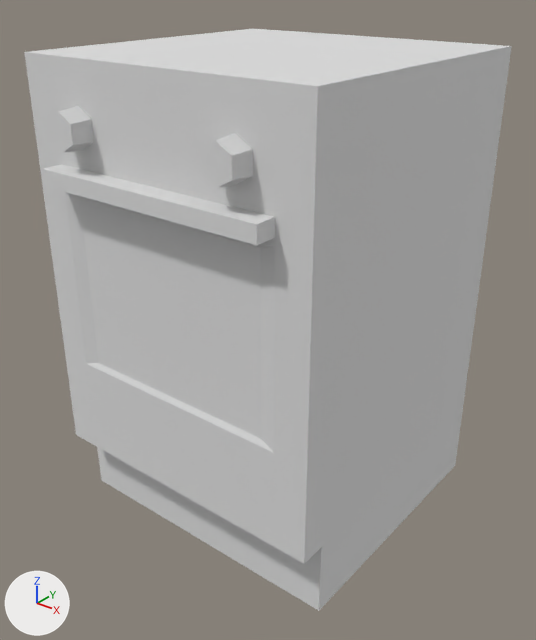
Two versions of the glTF model models/ultimate-pack/low-poly-10/m/furniture-oven.glb, one commit apart.
One viewpoint serves both versions: a 50 mm camera at (0.858, -1.074, 1.059) aimed at (0.029, -0.037, 0.416). The axes (+X, +Y, +Z) are drawn at lower left. The lights are the same throughout. The first picture is the older version. Where no turn or scale is listed for an object, it has been applied to the vertices.

Script lines for the objects in view, before the commit:
```python
mat_17_grey_darkest = principled_material('17 GREY-DARKEST')
mat_17_grey_darkest.base_color = (0.8, 0.8, 0.8)  # white #e7e7e7
mat_17_grey_darkest.metallic = 0.4
mat_17_grey_darkest.roughness = 1.0
mat_19_grey_medium = principled_material('19 GREY-MEDIUM')
mat_19_grey_medium.base_color = (0.8, 0.8, 0.8)  # white #e7e7e7
mat_19_grey_medium.metallic = 0.4
mat_19_grey_medium.roughness = 1.0
mat_22_grey_lightest = principled_material('22 GREY-LIGHTEST')
mat_22_grey_lightest.base_color = (0.8, 0.8, 0.8)  # white #e7e7e7
mat_22_grey_lightest.metallic = 0.4
mat_22_grey_lightest.roughness = 1.0
me_oven = bpy.data.meshes.new('oven')
me_oven.from_pydata(...)  # 149 vertices, 272 faces; spans x -0.3..0.3, y -0.34..0.3, z 0.0..0.92
# faces by material slot: [8, 164, 2, 98]
me_oven.materials.append(mat_19_grey_medium)  # white #e7e7e7
me_oven.materials.append(mat_22_grey_lightest)  # white #e7e7e7
me_oven.materials.append(mat_20_grey)  # white #e7e7e7
me_oven.materials.append(mat_17_grey_darkest)  # white #e7e7e7
ob_oven = bpy.data.objects.new('oven', me_oven)
ob_oven.location = (0.017, 0.0, 0.0)
```
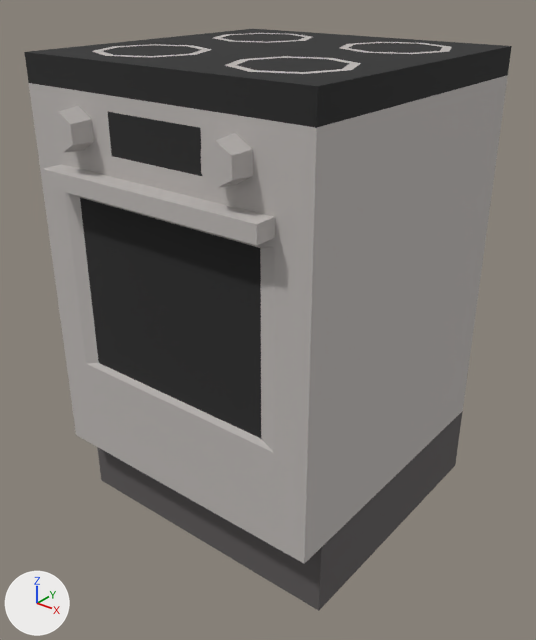
Where the change shows, as pixel boxes (x1, y1, x2, y2) in the pictures (536 x 640 px):
```json
{"object": "oven", "change": "recoloured", "before": [24, 29, 512, 611], "after": [24, 29, 512, 611], "on screen": "white to grey"}
```

The change, as JSON lines over the scene's bpy script:
```json
{"op": "set", "path": "mat_19_grey_medium.base_color", "old": "(0.8, 0.8, 0.8)", "new": "(0.112, 0.102, 0.102)", "note": "white #e7e7e7 -> dark grey #5e5a5a"}
{"op": "set", "path": "mat_22_grey_lightest.base_color", "old": "(0.8, 0.8, 0.8)", "new": "(0.533, 0.503, 0.485)", "note": "white #e7e7e7 -> light grey #c1bcb9"}
{"op": "set", "path": "mat_17_grey_darkest.base_color", "old": "(0.8, 0.8, 0.8)", "new": "(0.0222, 0.0222, 0.0222)", "note": "white #e7e7e7 -> black #292929"}
```
